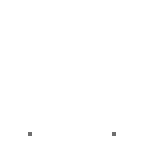
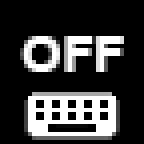
The second w=144, h=144 image is a revision of the first. Changes to its layers:
added layer "OFF" above "ALT" over [left=20, top=36, right=124, bottom=72]
hid "ALT" over [left=12, top=24, right=132, bottom=72]
showed "Слой 2" over [left=0, top=0, right=144, bottom=144]
